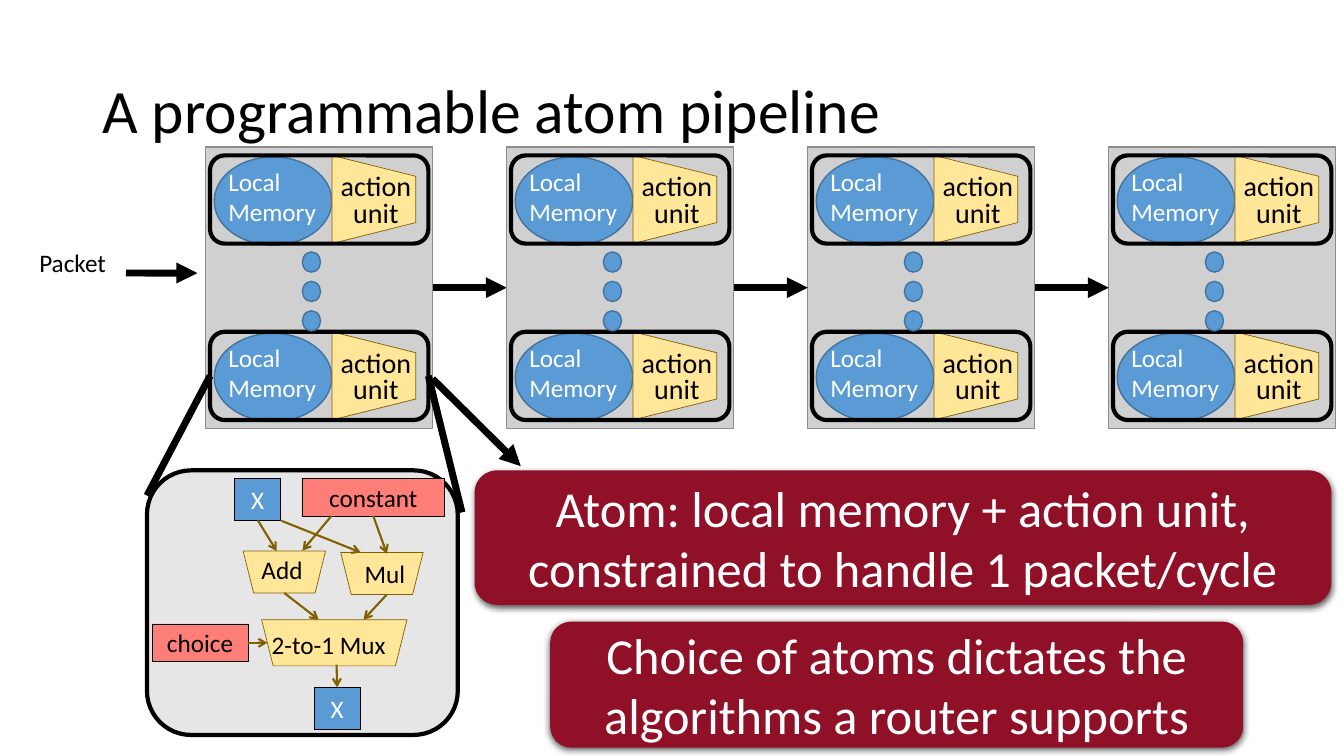
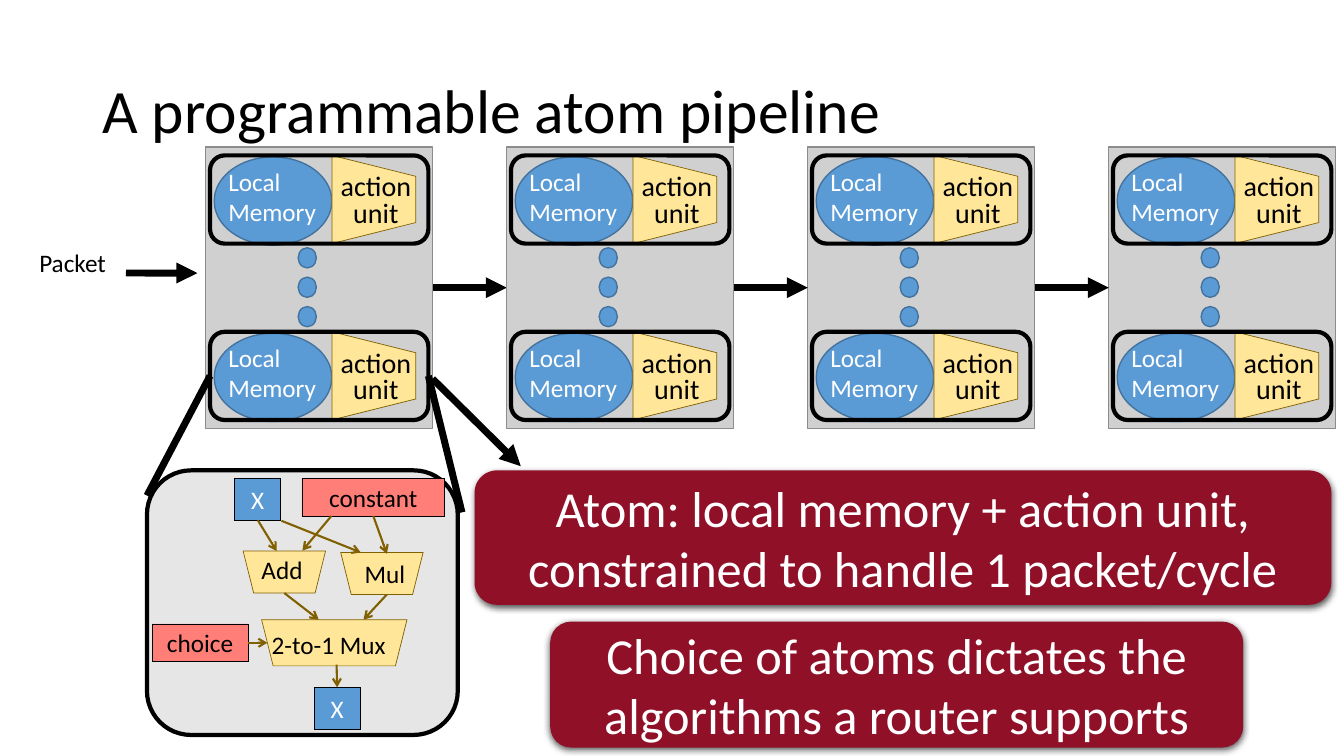
Before and after one commit to anirudhSK/pifo-domino-marple-ppts, a slide deck: slide 12 of combined_domino_pifo.pptx. Drawn at 1344x756 pixels with LibreOffice and Linux fonts; fonts in the diff are those of the drawing; grey boxes stand for pictures. Boxes give left, top, right and bottom in pixels: in the first picture for what was removed or moved away, otherwise in the second. Text is boxed around its words. In the diff, an @@ line names an element or a change of style, - is before the commit and + after.

Commit message:
Improve fixed-function router pipeline slides

```diff
--- a/combined_domino_pifo.pptx
+++ b/combined_domino_pifo.pptx
@@ 12 ellipses: place and size @@
-12 ellipses at bbox=[302, 252, 1224, 331]
+12 ellipses at bbox=[298, 248, 1220, 327]
```
Also in this commit, not shown: 2 other slides changed.
